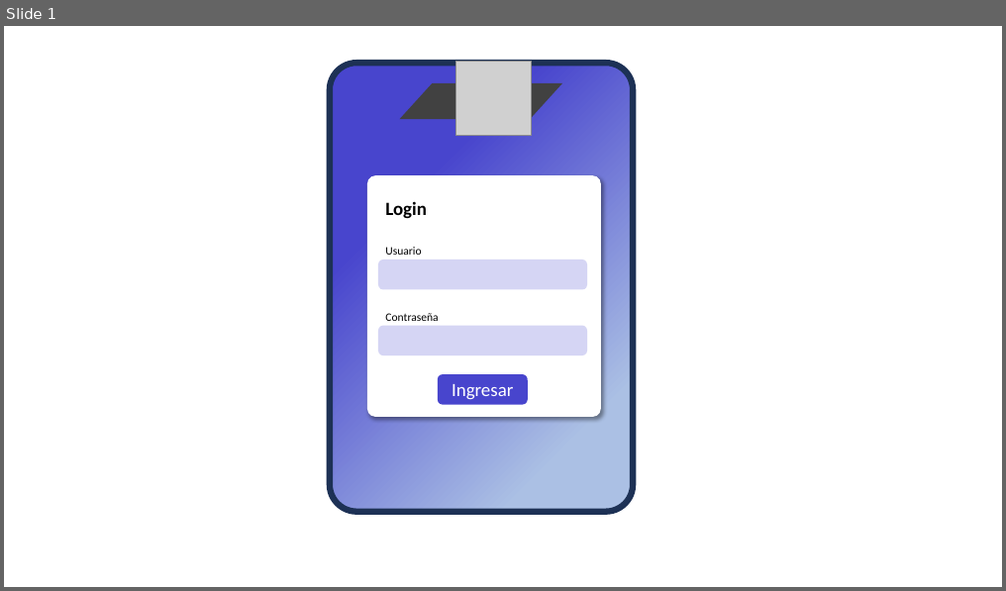
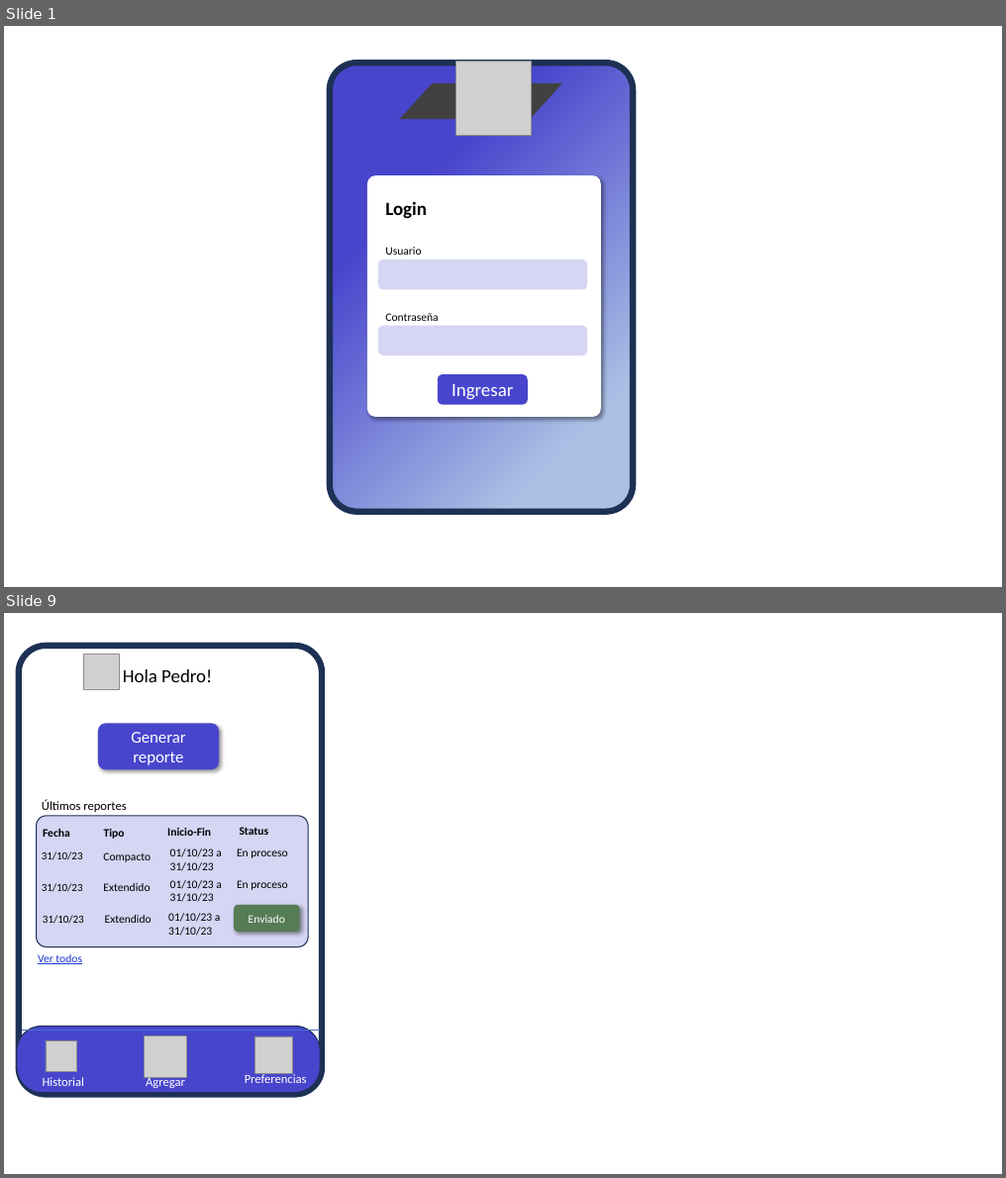
Before and after one commit to sofifernandez/Obligatorio_IS, a slide deck: Presentación1.pptx. Shown one above the other, each under a label of ours: slide 1 before the commit, slides 1 and 9 after it; the slides between them are not shown. The pictures are 1006x591 and 1006x1178 pixels, drawn with LibreOffice and Linux fonts; fonts in the diff are those of the drawing; grey boxes stand for pictures. Boxes give left, top, right and bottom in pixels: in the first picture for what was removed or moved away, otherwise in the second. Text is boxed around its words. In the diff, an @@ line names an element or a change of style, - is before the commit and + after.

```diff
--- a/Presentación1.pptx
+++ b/Presentación1.pptx
@@ slide 9 added at box(4, 613, 1002, 1174), background #FFFFFF @@
@@ rounded rectangle added at box(18, 646, 322, 1095), fill #FFFFFF, outline #1E3256 6 pt @@
@@ picture added at box(83, 655, 119, 689) @@
@@ text added at box(123, 669, 212, 682), 18 pt, text #000000 @@
+Hola Pedro!
@@ rounded rectangle added at box(98, 723, 220, 769), fill #4845CD, 16 pt, text #FFFFFF @@
+Generar reporte
@@ rounded rectangle added at box(37, 816, 308, 947), fill #D5D5F4, outline #1E3256 1 pt @@
@@ text added at box(42, 800, 126, 812), 12 pt, text #000000 @@
+Últimos reportes
@@ text added at box(43, 829, 70, 837), 11 pt, text #000000, bold @@
+Fecha
@@ text added at box(104, 829, 125, 839), 11 pt, text #000000, bold @@
+Tipo
@@ text added at box(167, 828, 211, 836), 11 pt, text #000000, bold @@
+Inicio-Fin
@@ text added at box(170, 849, 222, 871), 11 pt, text #000000 @@
+01/10/23 a 31/10/23
@@ text added at box(237, 849, 287, 859), 11 pt, text #000000 @@
+En proceso
@@ text added at box(240, 827, 269, 835), 11 pt, text #000000, bold @@
+Status
@@ text added at box(42, 852, 83, 861), 10.5 pt, text #000000 @@
+31/10/23
@@ text added at box(103, 853, 151, 862), 11 pt, text #000000 @@
+Compacto
@@ text added at box(42, 883, 83, 892), 10.5 pt, text #000000 @@
+31/10/23
@@ text added at box(103, 883, 150, 891), 11 pt, text #000000 @@
+Extendido
@@ text added at box(170, 880, 222, 902), 11 pt, text #000000 @@
+01/10/23 a 31/10/23
@@ rounded rectangle added at box(234, 905, 300, 932), fill #557C55, 11 pt, text #FFFFFF @@
+Enviado
@@ text added at box(237, 880, 287, 890), 11 pt, text #000000 @@
+En proceso
@@ text added at box(43, 915, 84, 924), 10.5 pt, text #000000 @@
+31/10/23
@@ text added at box(105, 915, 152, 923), 11 pt, text #000000 @@
+Extendido
@@ text added at box(168, 913, 221, 936), 11 pt, text #000000 @@
+01/10/23 a 31/10/23
@@ text added at box(38, 955, 82, 964), 11 pt, text #1C35D3, underline @@
+Ver todos
@@ group added at box(17, 1026, 320, 1093): 3 pictures, 3 texts, 1 rounded rectangle, 1 line @@
+Preferencias
+Historial
+Agregar
```
Also in this commit, not shown: 3 slides changed, 4 other slides added, 3 other files.
